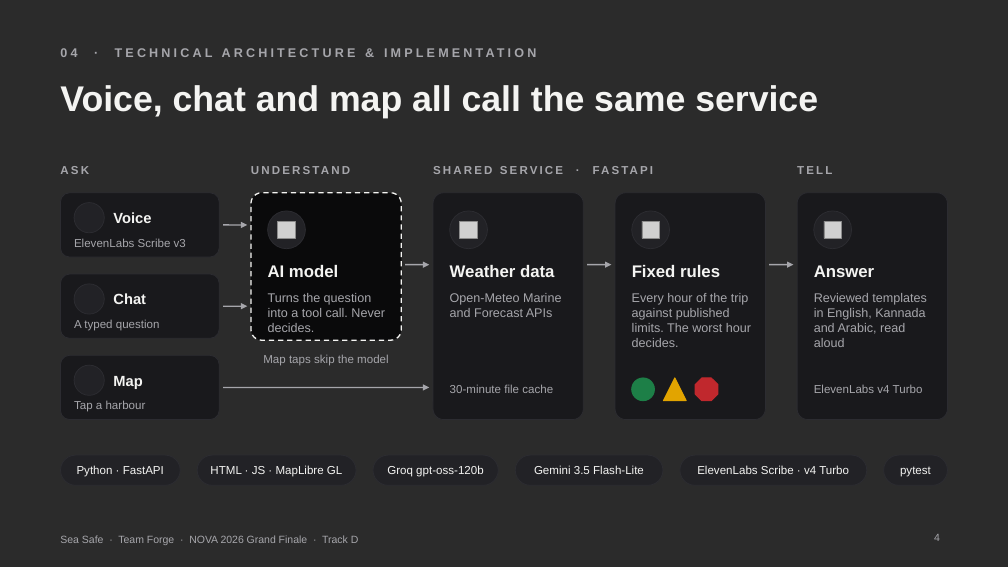
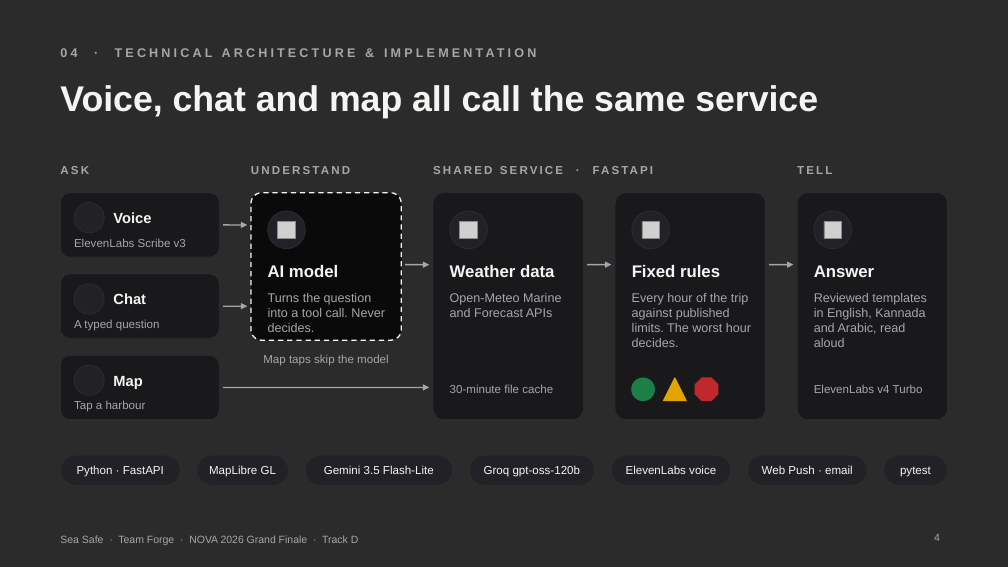
Before and after one commit to vishl4534-arch/sea-safe, a slide deck: slide 4 of Claude outputs/Sea_Safe_NOVA_2026.pptx. Drawn at 1008x567 pixels with LibreOffice and Linux fonts; fonts in the diff are those of the drawing; grey boxes stand for pictures; background and template pictures are left out; a plain dark background stands for a picture behind light text. Boxes give left, top, right and bottom in pixels: in the first picture for what was removed or moved away, otherwise in the second. Text is boxed around its words. In the diff, an @@ line names an element or a change of style, - is before the commit and + after.

```diff
--- a/Claude outputs/Sea_Safe_NOVA_2026.pptx
+++ b/Claude outputs/Sea_Safe_NOVA_2026.pptx
@@ rounded rectangle "MapLibre GL": place and size @@
-rounded rectangle "MapLibre GL" at [197,455,356,485]
+rounded rectangle "MapLibre GL" at [197,455,288,485]
@@ text in rounded rectangle at [209,465,276,477]: text changed @@
-HTML · JS · MapLibre GL
+MapLibre GL
@@ rounded rectangle "Gemini 3.5 Flash-Lite": place and size @@
-rounded rectangle "Gemini 3.5 Flash-Lite" at [516,455,663,485]
+rounded rectangle "Gemini 3.5 Flash-Lite" at [306,455,453,485]
@@ rounded rectangle "Groq gpt-oss-120b": place and size @@
-rounded rectangle "Groq gpt-oss-120b" at [373,455,498,485]
+rounded rectangle "Groq gpt-oss-120b" at [470,455,595,485]
@@ rounded rectangle "ElevenLabs voice": place and size @@
-rounded rectangle "ElevenLabs voice" at [680,455,867,485]
+rounded rectangle "ElevenLabs voice" at [611,455,730,485]
@@ text in rounded rectangle at [626,465,716,474]: text changed @@
-ElevenLabs Scribe · v4 Turbo
+ElevenLabs voice
@@ rounded rectangle added at [748,455,867,485], fill #222226, outline #2C2C31 0.75 pt, 11 pt, text #F4F4F2 @@
+Web Push · email
```
Also in this commit, not shown: 3 other slides changed, 1 slide added, 1 slide removed, 38 other files.
